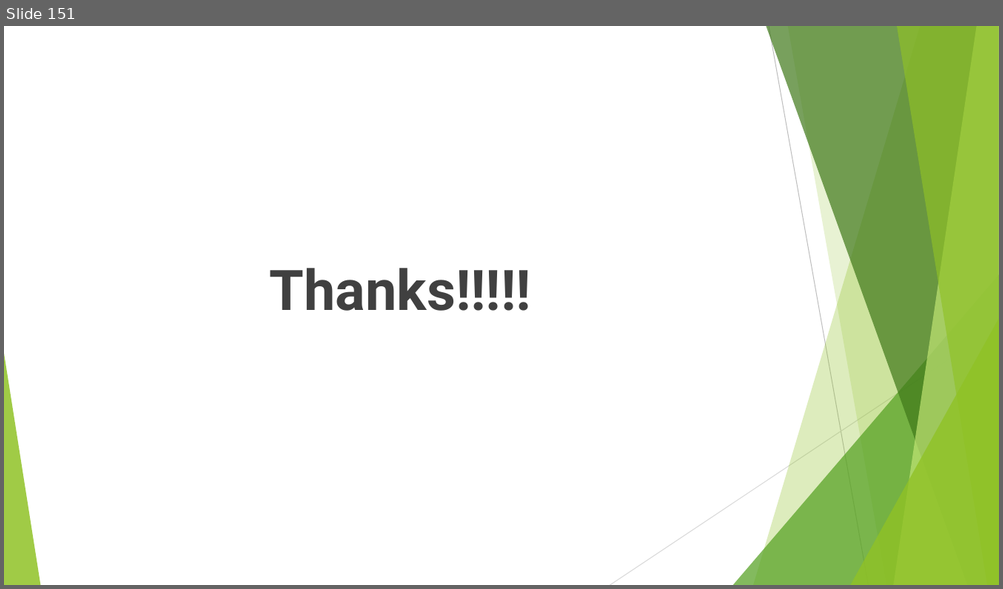
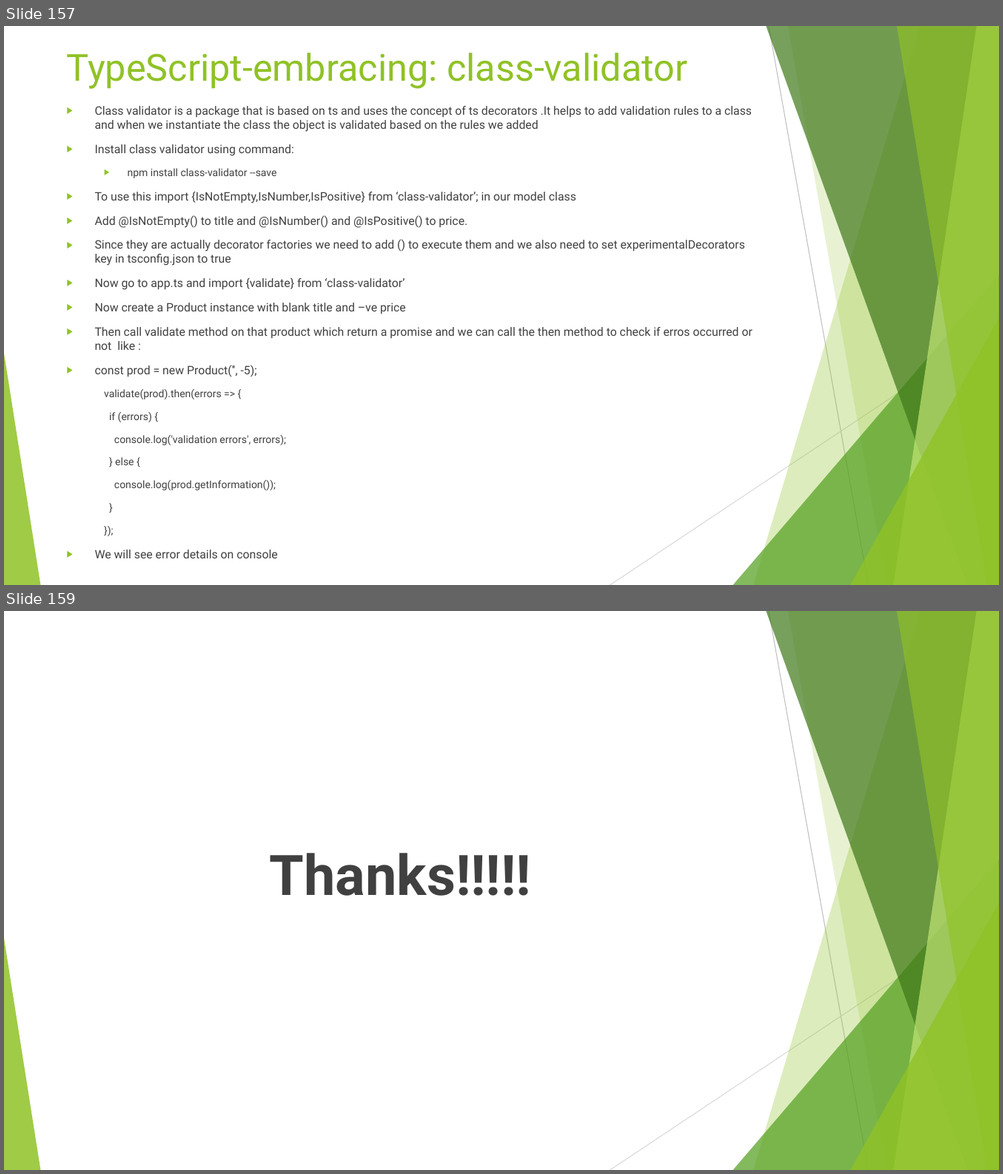
Before and after one commit to rudhrainfogain/TypeScript, a slide deck: PPT/TypeScriptv12.pptx. Shown one above the other, each under a label of ours: slide 151 before the commit, slides 157 and 159 after it; the slides between them are not shown. The pictures are 1003x589 and 1003x1174 pixels, drawn with LibreOffice and Linux fonts; fonts in the diff are those of the drawing. Boxes give left, top, right and bottom in pixels: in the first picture for what was removed or moved away, otherwise in the second. Text is boxed around its words. In the diff, an @@ line names an element or a change of style, - is before the commit and + after.

```diff
--- a/PPT/TypeScriptv12.pptx
+++ b/PPT/TypeScriptv12.pptx
@@ slide 157 added at [4,26,999,585], background #FFFFFF; not listed: 10 template elements that a slide beside it also shows @@
@@ title added at [67,53,687,89], 36 pt, text #90C226 @@
+TypeScript-embracing: class-validator
@@ text added at [95,106,752,491], 11.2 pt, text #404040 @@
+▶ Class validator is a package that is based on ts and uses the concept of ts decorators .It helps to add validation rules to a class and when we instantiate the class the object is validated based on the rules we added
+▶ Install class validator using command:
+  ▶ npm install class-validator --save
+▶ To use this import {IsNotEmpty,IsNumber,IsPositive} from ‘class-validator’; in our model class
+▶ Add @IsNotEmpty() to title and @IsNumber() and @IsPositive() to price.
+▶ Since they are actually decorator factories we need to add () to execute them and we also need to set experimentalDecorators key in tsconfig.json to true
+▶ Now go to app.ts and import {validate} from ‘class-validator’
+▶ Now create a Product instance with blank title and –ve price
+▶ Then call validate method on that product which return a promise and we can call the then method to check if erros occurred or not like :
+▶ const prod = new Product('', -5);
+  validate(prod).then(errors => {
+  if (errors) {
+  console.log('validation errors', errors);
+  } else {
+  console.log(prod.getInformation());
+  }
+  });
+▶ We will see error details on console
@@ what was slide 151 is now slide 159 @@
```
Also in this commit, not shown: 7 other slides added, 15 other files.
